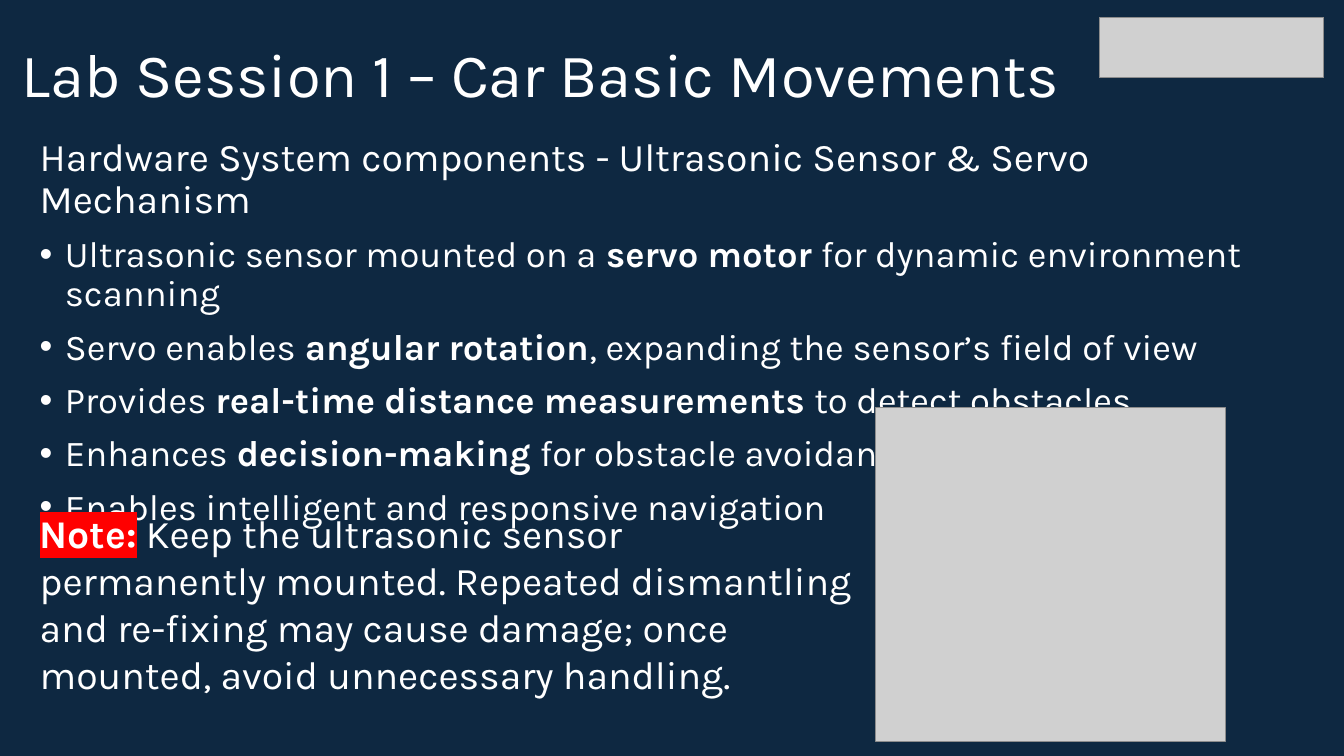
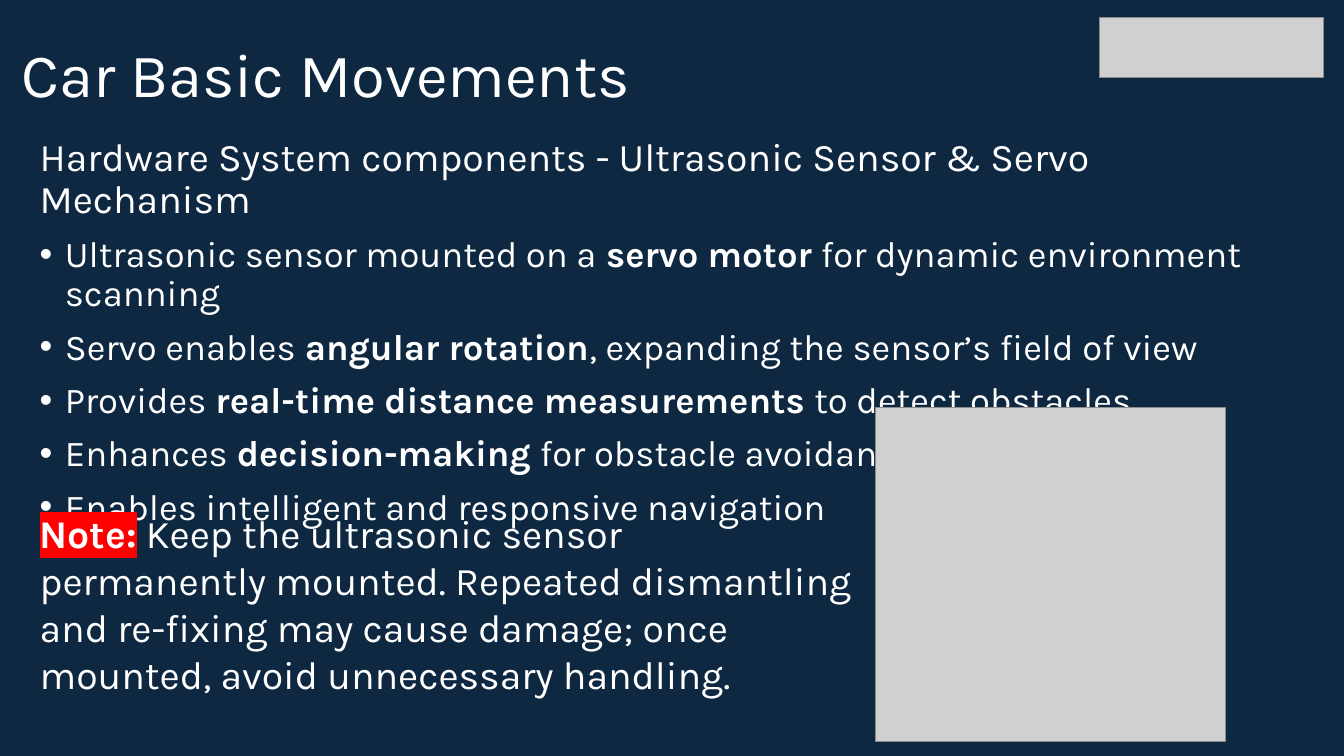
Before and after one commit to info-zas/zas-robotics-car-1-sensors, a slide deck: slide 7 of 01_FoundationProjects/01_Car_Basic_movements/01_Car_Basic_movements.pptx. Drawn at 1344x756 pixels with LibreOffice and Linux fonts; fonts in the diff are those of the drawing; grey boxes stand for pictures. Boxes give left, top, right and bottom in pixels: in the first picture for what was removed or moved away, otherwise in the second. Text is boxed around its words. In the diff, an @@ line names an element or a change of style, - is before the commit and + after.

Commit message:
car basic moments ppt

```diff
--- a/01_FoundationProjects/01_Car_Basic_movements/01_Car_Basic_movements.pptx
+++ b/01_FoundationProjects/01_Car_Basic_movements/01_Car_Basic_movements.pptx
@@ title at bbox=[22, 54, 629, 98]: text changed @@
-Lab Session 1 – Car Basic Movements
+Car Basic Movements
```
Also in this commit, not shown: 5 other slides changed.
